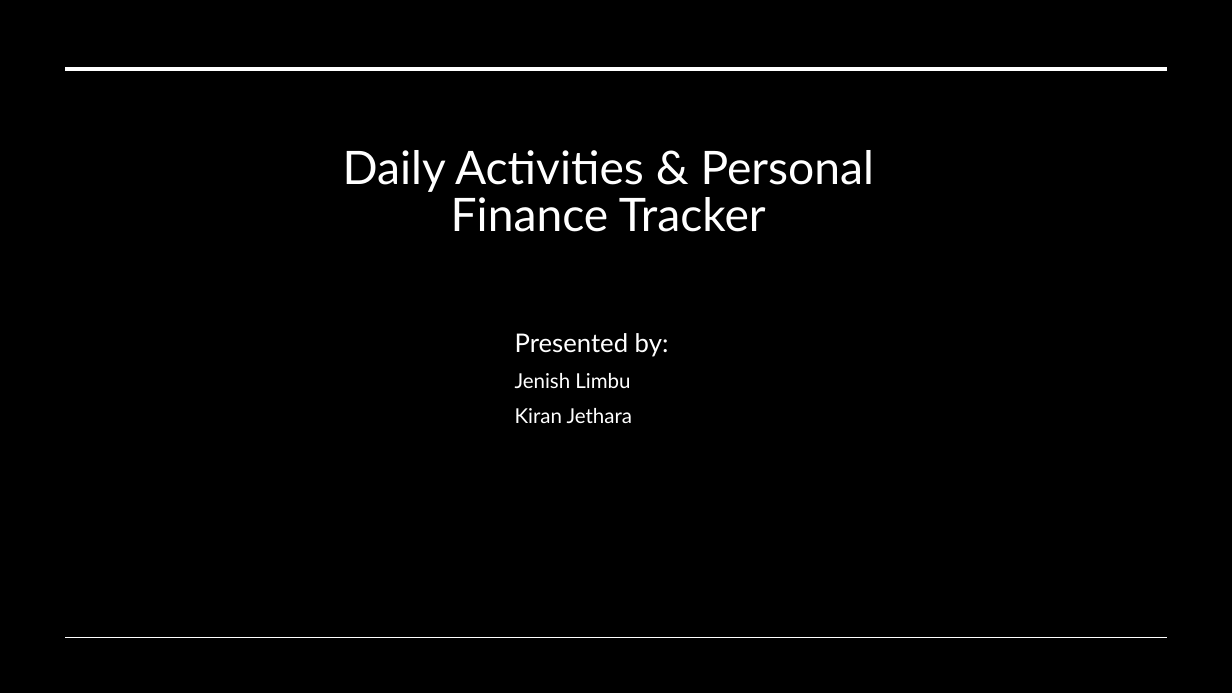
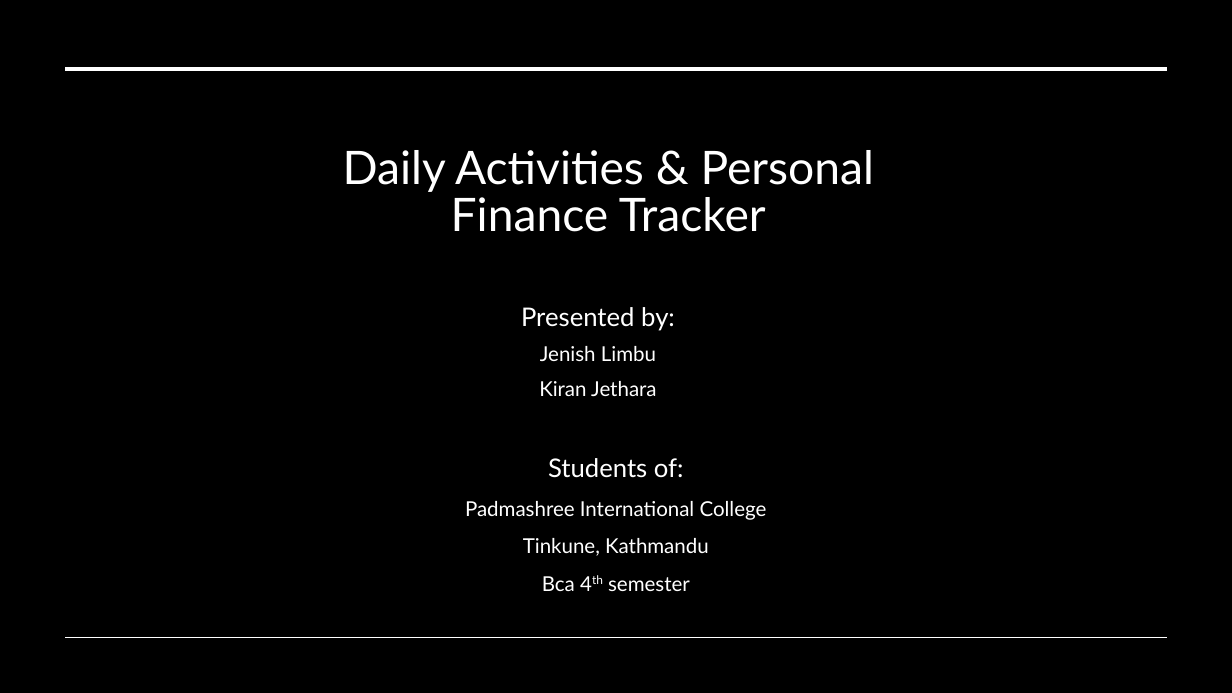
Before and after one commit to Janice1828/daily_activities-personal_finance_tracker, a slide deck: slide 1 of Daily Activities & Personal Finance Tracker.pptx. Drawn at 1232x693 pixels with LibreOffice and Linux fonts; fonts in the diff are those of the drawing; background and template pictures are left out; a plain dark background stands for a picture behind light text. Boxes give left, top, right and bottom in pixels: in the first picture for what was removed or moved away, otherwise in the second. Text is boxed around its words. In the diff, an @@ line names an element or a change of style, - is before the commit and + after.

Commit message:
summary of finance

```diff
--- a/Daily Activities & Personal Finance Tracker.pptx
+++ b/Daily Activities & Personal Finance Tracker.pptx
@@ subtitle "Presented by:": place and size @@
-subtitle "Presented by:" at bbox=[515, 333, 669, 423]
+subtitle "Presented by:" at bbox=[521, 307, 675, 396]
@@ subtitle "Presented by:" at bbox=[521, 307, 675, 396]: alignment left to centre @@
@@ text added at bbox=[465, 458, 767, 591], 16 pt, text #FFFFFF @@
+Students of:
+Padmashree International College
+Tinkune, Kathmandu
+Bca 4th semester
```
Also in this commit, not shown: 9 other slides changed, 3 slides added, 14 other files.
